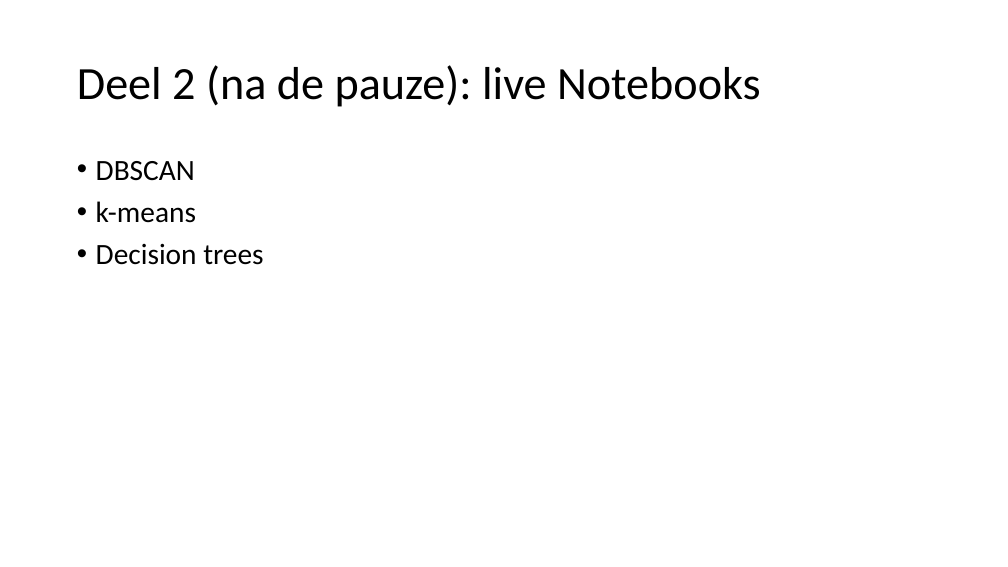
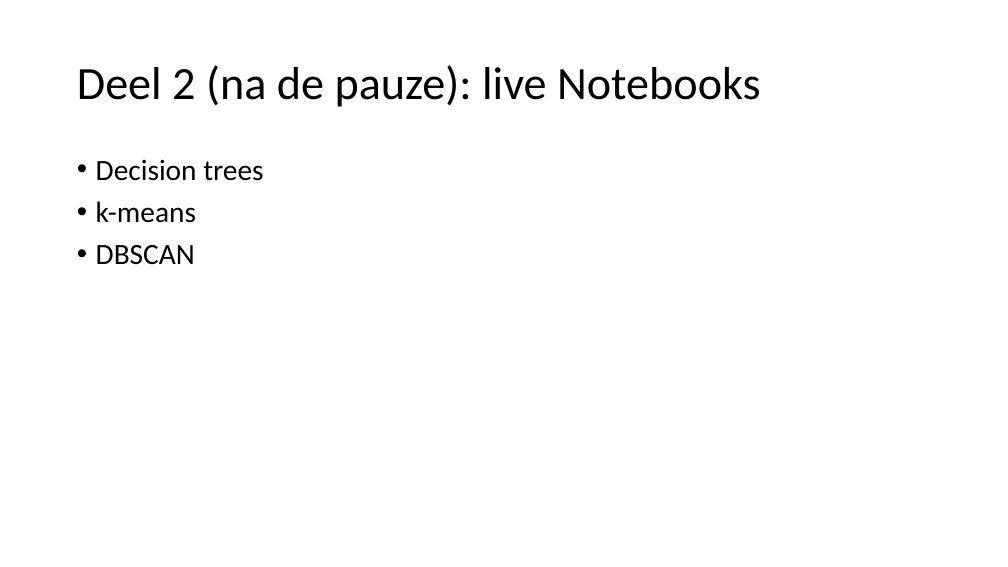
Before and after one commit to hanze-hbo-ict/Machine-Learning, a slide deck: slide 48 of Keynote/6.andere-modellen.pptx (slide 45 before the commit). Drawn at 1008x567 pixels with LibreOffice and Linux fonts; fonts in the diff are those of the drawing. Boxes give left, top, right and bottom in pixels: in the first picture for what was removed or moved away, otherwise in the second. Text is boxed around its words. In the diff, an @@ line names an element or a change of style, - is before the commit and + after.

```diff
--- a/Keynote/6.andere-modellen.pptx
+++ b/Keynote/6.andere-modellen.pptx
@@ text at (96,159,263,223): paragraphs added @@
+• Decision trees
+• k-means
@@ text at (96,201,263,265): paragraphs removed @@
-• k-means
-• Decision trees
```
Also in this commit, not shown: 2 other slides changed, 3 slides added, 3 other files.
